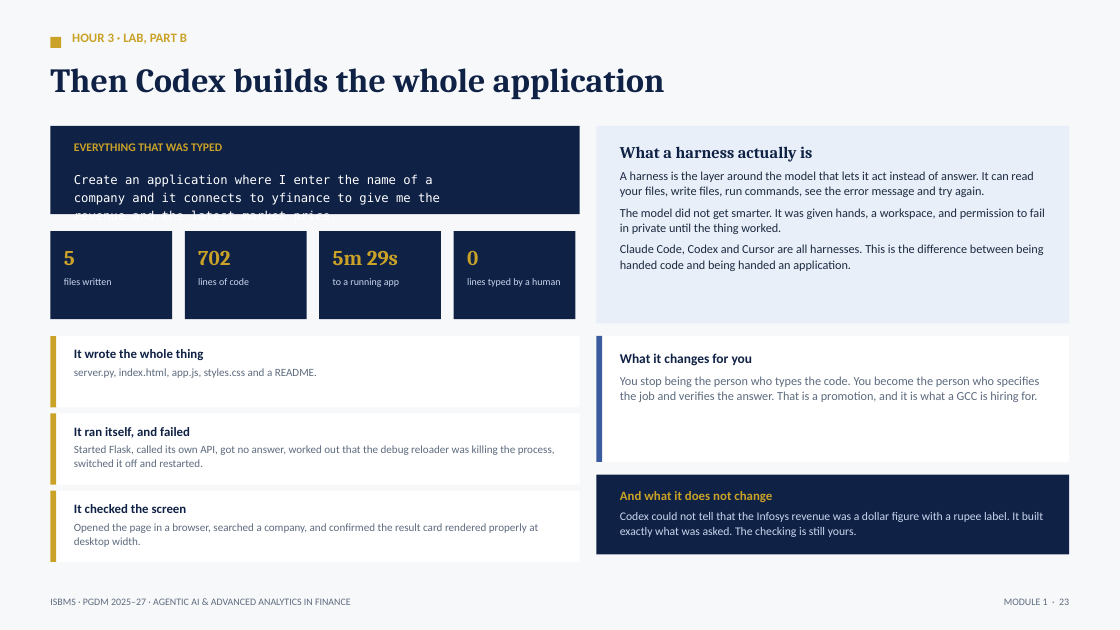
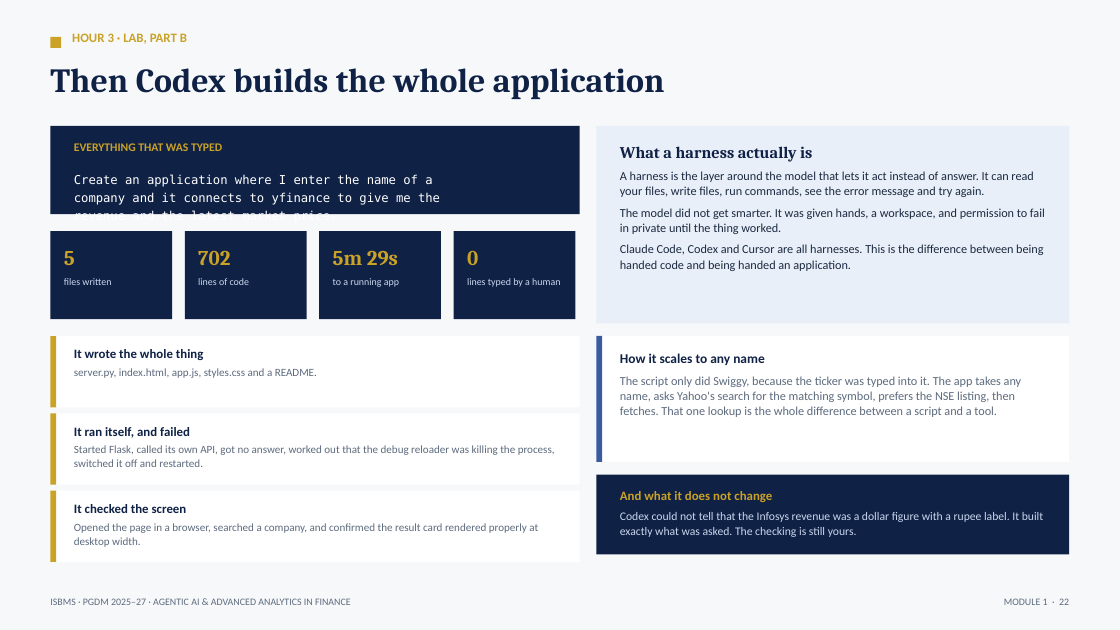
Before and after one commit to tejasgjadhav/AIFINANCE, a slide deck: slide 22 of slides/Module-01-Foundations-of-Agentic-AI.pptx (slide 23 before the commit). Drawn at 1120x630 pixels with LibreOffice and Linux fonts; fonts in the diff are those of the drawing. Boxes give left, top, right and bottom in pixels: in the first picture for what was removed or moved away, otherwise in the second. Text is boxed around its words. In the diff, an @@ line names an element or a change of style, - is before the commit and + after.

```diff
--- a/slides/Module-01-Foundations-of-Agentic-AI.pptx
+++ b/slides/Module-01-Foundations-of-Agentic-AI.pptx
@@ text at box(620, 353, 1022, 417): text changed @@
-What it changes for you
-You stop being the person who types the code. You become the person who specifies the job and verifies the answer. That is a promotion, and it is what a GCC is hiring for.
+How it scales to any name
+The script only did Swiggy, because the ticker was typed into it. The app takes any name, asks Yahoo's search for the matching symbol, prefers the NSE listing, then fetches. That one lookup is the whole difference between a script and a tool.
```
Also in this commit, not shown: 17 other slides changed, 1 slide removed, 23 other files.
